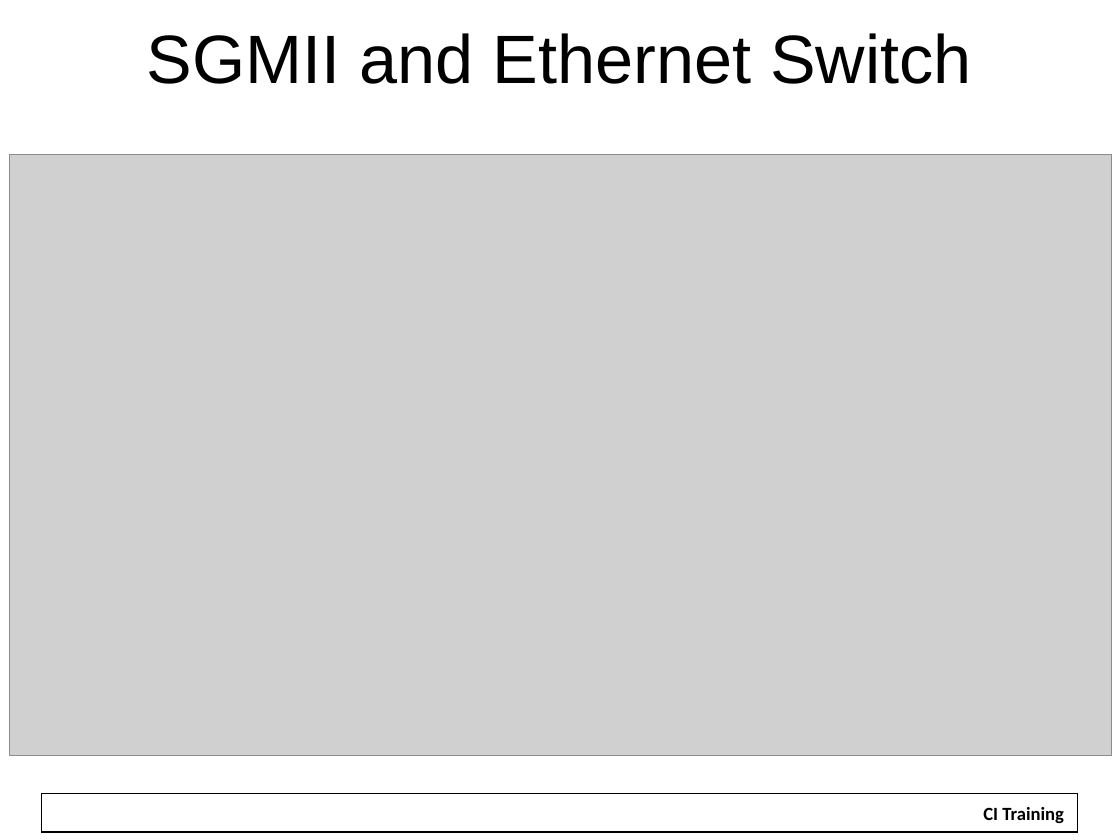
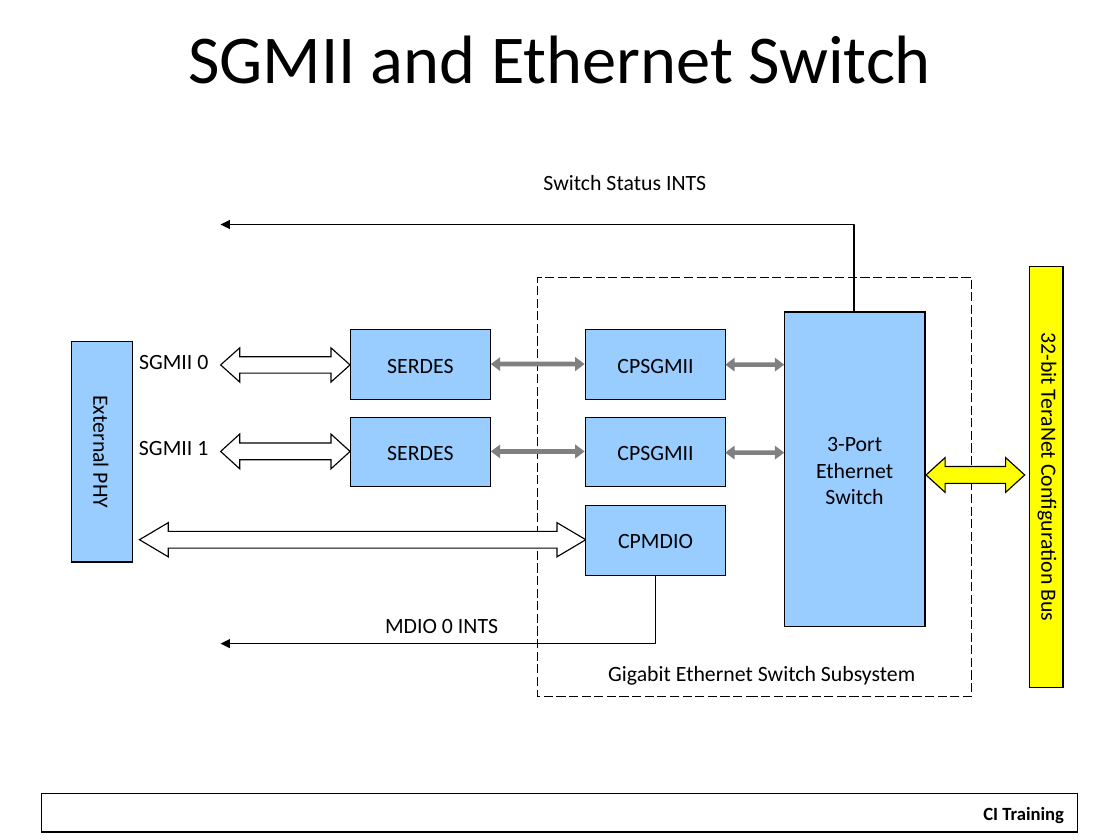
Before and after one commit to hari1989/keystone-workshop, a slide deck: slide 10 of slides/KeyStone NETCP PA.pptx (slide 7 before the commit). Drawn at 1120x840 pixels with LibreOffice and Linux fonts; fonts in the diff are those of the drawing; grey boxes stand for pictures; background and template pictures are left out. Boxes give left, top, right and bottom in pixels: in the first picture for what was removed or moved away, otherwise in the second. Text is boxed around its words. In the diff, an @@ line names an element or a change of style, - is before the commit and + after.

```diff
--- a/slides/KeyStone NETCP PA.pptx
+++ b/slides/KeyStone NETCP PA.pptx
@@ title "SGMII and Ethernet Switch" at (188,35,930,84): font Arial to Calibri @@
@@ picture removed at (10,155,1112,756) @@
@@ text added at (543,175,706,190), 14 pt, text #000000 @@
+Switch Status INTS
@@ freeform shape added at (221,224,853,311), outline #000000 0.75 pt @@
@@ rectangle added at (1029,267,1063,688), fill #FFFF00, outline #000000 0.75 pt, 14 pt, text #000000 @@
+32-bit TeraNet Configuration Bus
@@ rectangle added at (538,278,971,697), outline #000000 0.75 pt dashed @@
@@ rectangle added at (351,329,492,400), fill #99CCFF, outline #000000 0.75 pt, 14 pt, text #000000 @@
+SERDES
@@ rectangle added at (586,329,726,400), fill #99CCFF, outline #000000 0.75 pt, 14 pt, text #000000 @@
+CPSGMII
@@ rectangle added at (784,312,925,627), fill #99CCFF, outline #000000 0.75 pt, 14 pt, text #000000 @@
+3-Port
+Ethernet
+Switch
@@ rectangle added at (72,342,132,561), fill #99CCFF, outline #000000 0.75 pt, 14 pt, text #000000 @@
+External PHY
@@ text added at (139,355,208,369), 14 pt, text #000000 @@
+SGMII 0
@@ left right arrow added at (221,348,351,382), fill #FFFFFF, outline #000000 0.75 pt @@
@@ double arrow added from (491, 364) to (585, 364), #808080 3 pt @@
@@ double arrow added from (726, 365) to (784, 365), #808080 3 pt @@
@@ rectangle added at (351,418,492,487), fill #99CCFF, outline #000000 0.75 pt, 14 pt, text #000000 @@
+SERDES
@@ rectangle added at (586,418,726,487), fill #99CCFF, outline #000000 0.75 pt, 14 pt, text #000000 @@
+CPSGMII
@@ text added at (139,441,208,455), 14 pt, text #000000 @@
+SGMII 1
@@ left right arrow added at (221,435,351,469), fill #FFFFFF, outline #000000 0.75 pt @@
@@ double arrow added from (491, 451) to (585, 451), #808080 3 pt @@
@@ double arrow added from (726, 452) to (784, 452), #808080 3 pt @@
@@ left right arrow added at (926,458,1025,493), fill #FFFF00, outline #000000 0.75 pt @@
@@ rectangle added at (586,505,726,576), fill #99CCFF, outline #000000 0.75 pt, 14 pt, text #000000 @@
+CPMDIO
@@ left right arrow added at (140,523,587,557), fill #FFFFFF, outline #000000 0.75 pt @@
@@ freeform shape added at (221,576,655,644), outline #000000 0.75 pt @@
@@ text added at (385,619,498,633), 14 pt, text #000000 @@
+MDIO 0 INTS
@@ text added at (608,666,915,685), 14 pt, text #000000 @@
+Gigabit Ethernet Switch Subsystem
```
Also in this commit, not shown: 11 other slides changed, 3 slides added, 2 slides removed.
